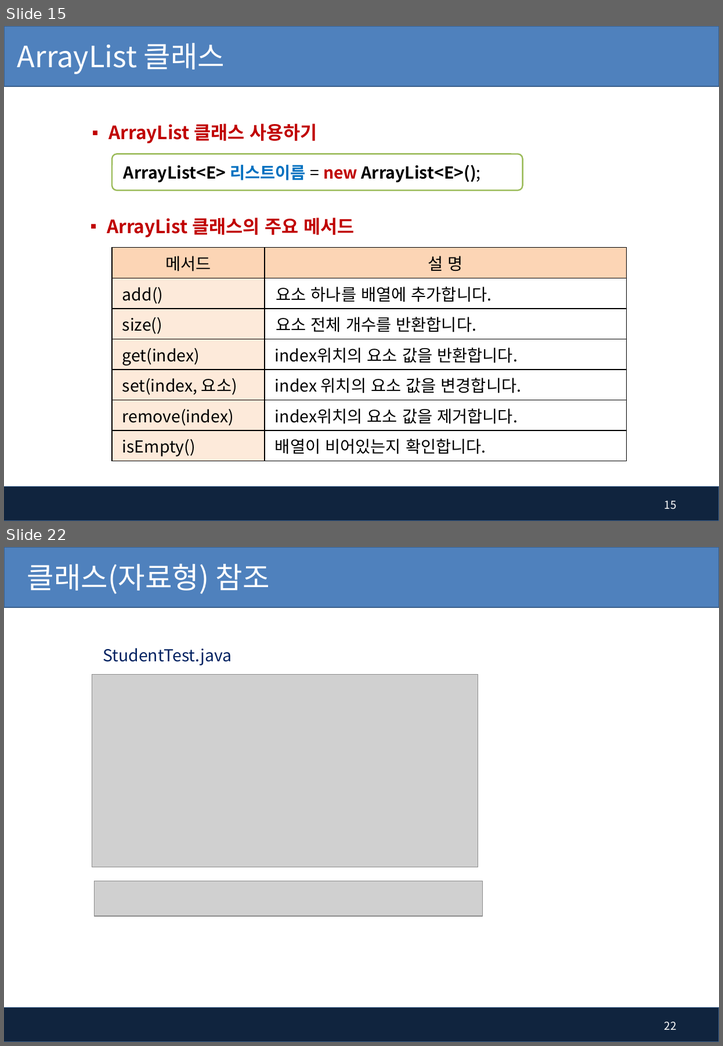
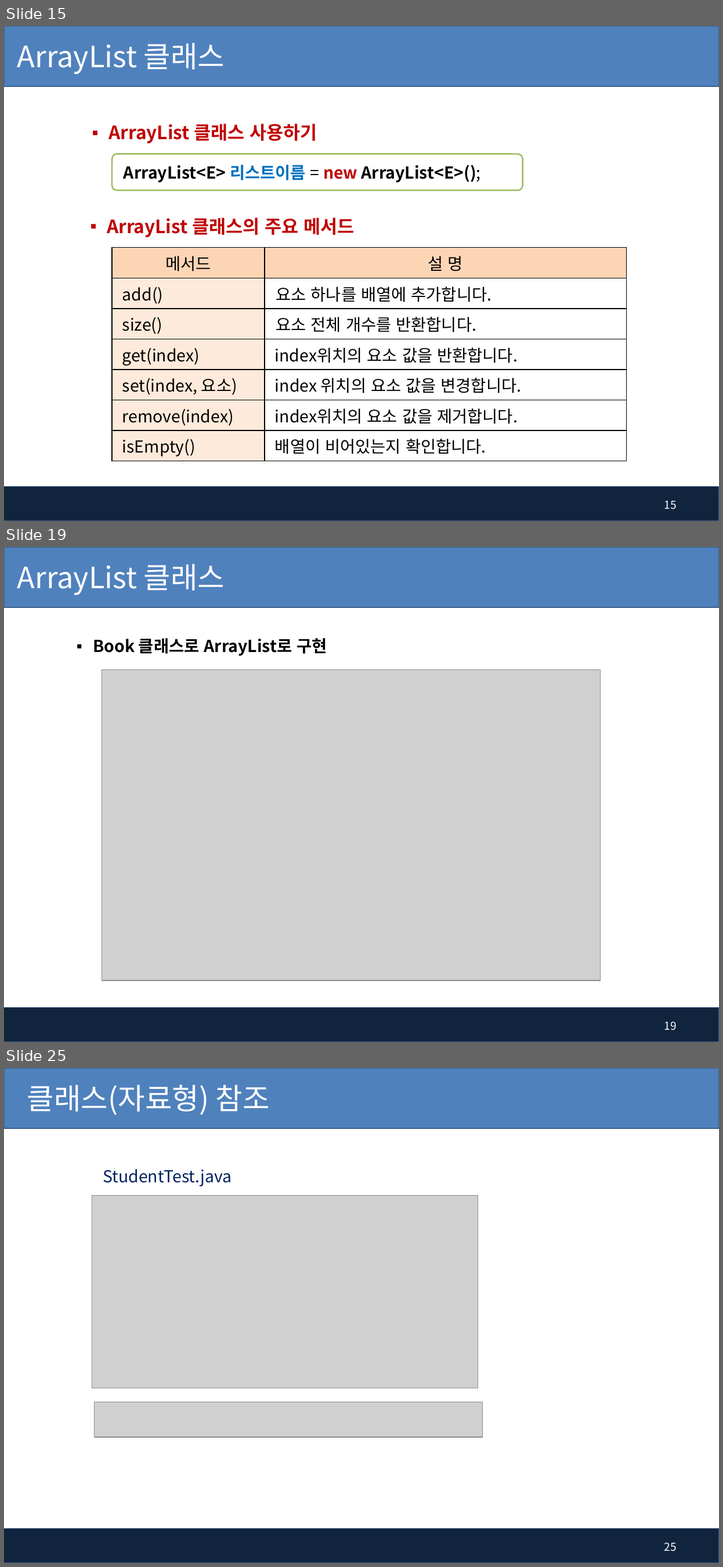
Before and after one commit to pshho/ngreen_project, a slide deck: javaWorks/자료/java_ppt/7장. 배열 객체와 ArrayList.pptx. Shown one above the other, each under a label of ours: slides 15 and 22 before the commit, slides 15, 19 and 25 after it; the slides between them are not shown. The pictures are 723x1046 and 723x1567 pixels, drawn with LibreOffice and Linux fonts; fonts in the diff are those of the drawing; grey boxes stand for pictures; background and template pictures are left out. Boxes give left, top, right and bottom in pixels: in the first picture for what was removed or moved away, otherwise in the second. Text is boxed around its words. In the diff, an @@ line names an element or a change of style, - is before the commit and + after.

```diff
--- a/javaWorks/자료/java_ppt/7장. 배열 객체와 ArrayList.pptx
+++ b/javaWorks/자료/java_ppt/7장. 배열 객체와 ArrayList.pptx
@@ slide 19 added at [4, 547, 719, 1042], background #FFFFFF; not listed: 2 template elements that a slide beside it also shows @@
@@ title added at [17, 564, 225, 595], 32 pt, text #FFFFFF @@
+ArrayList 클래스
@@ text added at [93, 638, 326, 656], 18 pt, text #000000, bold @@
+▪ Book 클래스로 ArrayList로 구현
@@ picture added at [101, 670, 600, 980] @@
@@ page number added at [664, 1021, 676, 1030], 12 pt, text #FFFFFF @@
+19
@@ what was slide 22 is now slide 25 @@
@@ page number at [664, 1542, 676, 1551]: text changed @@
-22
+25
```
Also in this commit, not shown: 9 slides changed, 2 other slides added, 24 other files.
